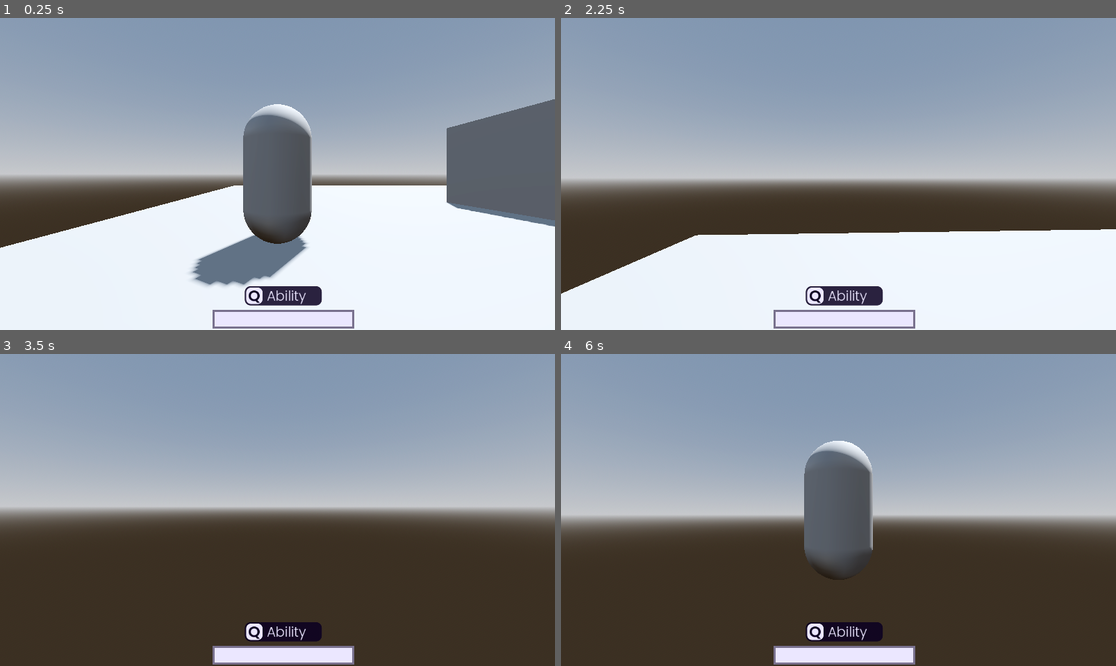
Above: before the commit, frames 1-4 (two rows, left to right).
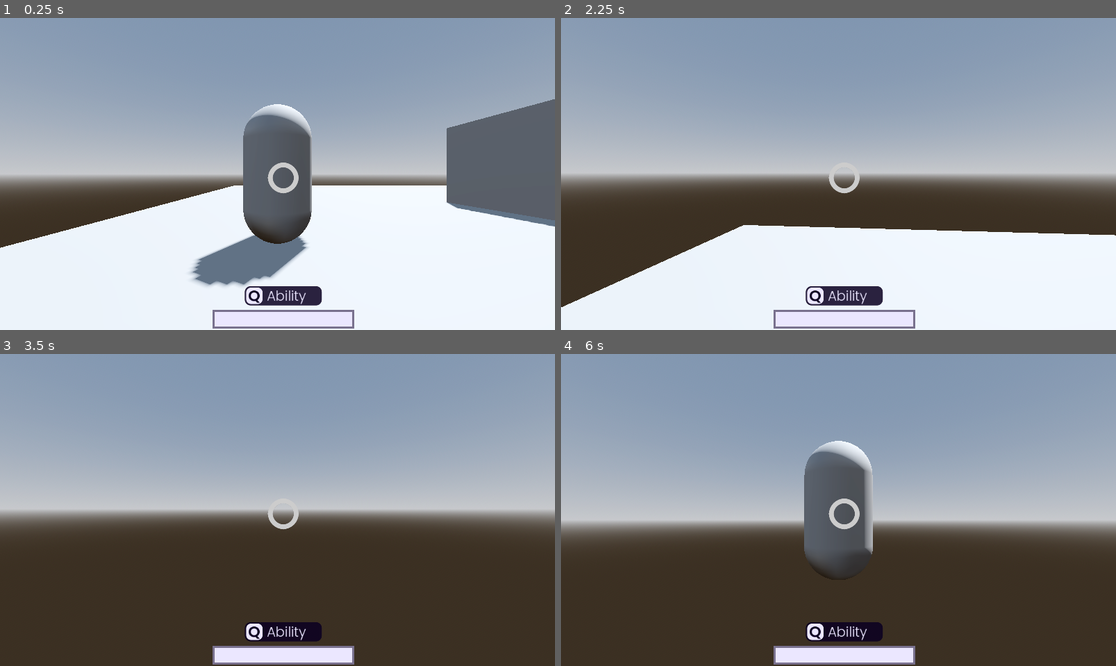
Above: after the commit, the same moments.

Repository: CrispyMD/Escape-The-Establishment
Game: Godot game, scene res://scenes/main_level.tscn
Same seed, same stepped clock (60 frames per second), same inputs: the game is played once before the commit and once after it.
Inputs (mouse positions are in pixels of both pictures, inside the frame that each line leads up to):
- Up to frame 1 (0.25 s): no input
- Up to frame 2 (2.25 s): tap Enter at 0.5 s; move the mouse to (866, 174) at 0.52 s; hold W (forward) from 0.53 s (still down); tap Q (ability) at 0.6 s; tap Space (jump) at 0.77, 1.52 s; move the mouse to (810, 174) at 1.27 s; tap E (interact) at 1.35 s; move the mouse to (849, 167) at 2.02 s; tap F (switch_pov) at 2.1 s
- Up to frame 3 (3.5 s): keep holding W (forward); move the mouse to (271, 516) at 2.77 s; tap Q (ability) at 2.85 s; tap Space (jump) at 3.02 s
- Up to frame 4 (6 s): tap Space (jump) at 3.5, 3.77, 4.52, 5 s; move the mouse to (877, 513) at 3.52 s; tap E (interact) at 3.6, 5.85 s; tap Enter at 4.25, 5.75 s; move the mouse to (794, 506) at 4.27 s; tap F (switch_pov) at 4.35 s; move the mouse to (844, 510) at 5.02 s; tap Q (ability) at 5.1 s; move the mouse to (816, 503) at 5.77 s; release W (forward) at 5.78 s; hold D (right) from 5.78 s (still down)

The runs differ from the first frame. In frame 1, 0.2% of the frame differs, in the area x 48-54%, y 46-57%; in frame 2, 6.4%, in the area x 0-100%, y 50-93%; in frame 3, 2.1%; in frame 4, 4.8%.

Commit message:
Update character.tscn

Diff:
--- a/Escape The Establishment/scenes/character.tscn
+++ b/Escape The Establishment/scenes/character.tscn
@@ -45,6 +45,17 @@
 [sub_resource type="StyleBoxFlat" id="StyleBoxFlat_ims4y"]
 bg_color = Color(0.921569, 0.905882, 1, 1)
 
+[sub_resource type="StyleBoxFlat" id="StyleBoxFlat_dnw68"]
+bg_color = Color(0.6, 0.6, 0.6, 0)
+border_width_left = 10
+border_width_top = 10
+border_width_right = 10
+border_width_bottom = 10
+corner_radius_top_left = 1024
+corner_radius_top_right = 1024
+corner_radius_bottom_right = 1024
+corner_radius_bottom_left = 1024
+
 [node name="Character" type="CharacterBody3D"]
 collision_layer = 3
 script = ExtResource("1_vew7i")
@@ -236,3 +247,18 @@
 offset_right = 290.0
 offset_bottom = 39.0
 color = Color(0.0431373, 0, 0.129412, 0.509804)
+
+[node name="Panel" type="Panel" parent="CharacterUI"]
+layout_mode = 1
+anchors_preset = 8
+anchor_left = 0.5
+anchor_top = 0.5
+anchor_right = 0.5
+anchor_bottom = 0.5
+offset_left = -32.0
+offset_top = -32.0
+offset_right = 32.0
+offset_bottom = 32.0
+grow_horizontal = 2
+grow_vertical = 2
+theme_override_styles/panel = SubResource("StyleBoxFlat_dnw68")
Not shown: 1 places in Escape The Establishment/scenes/character.tscn that only renumber resources
